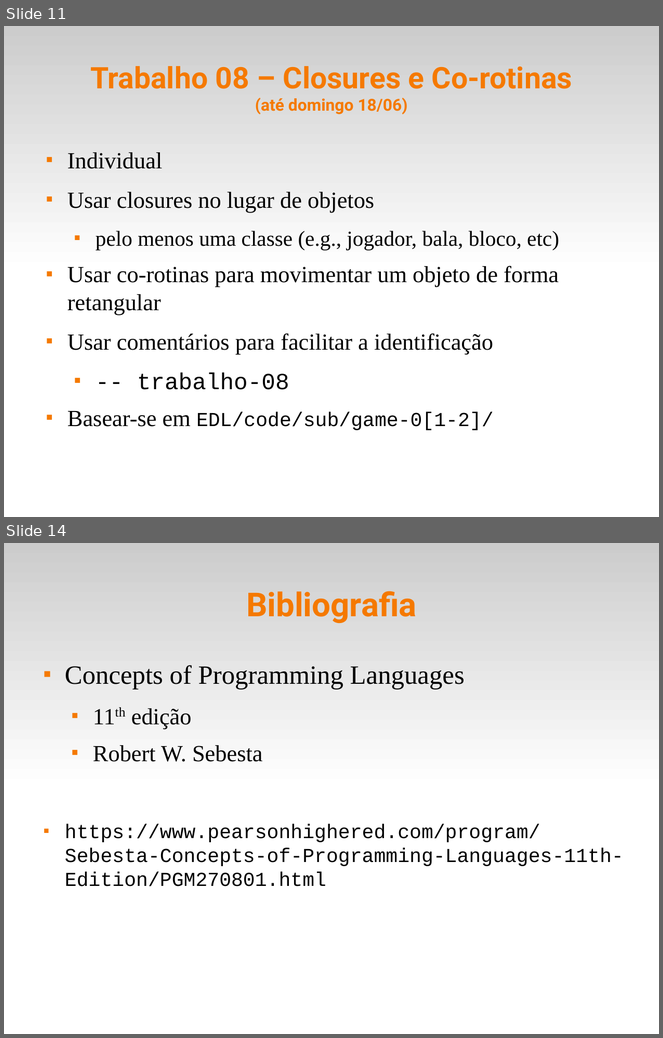
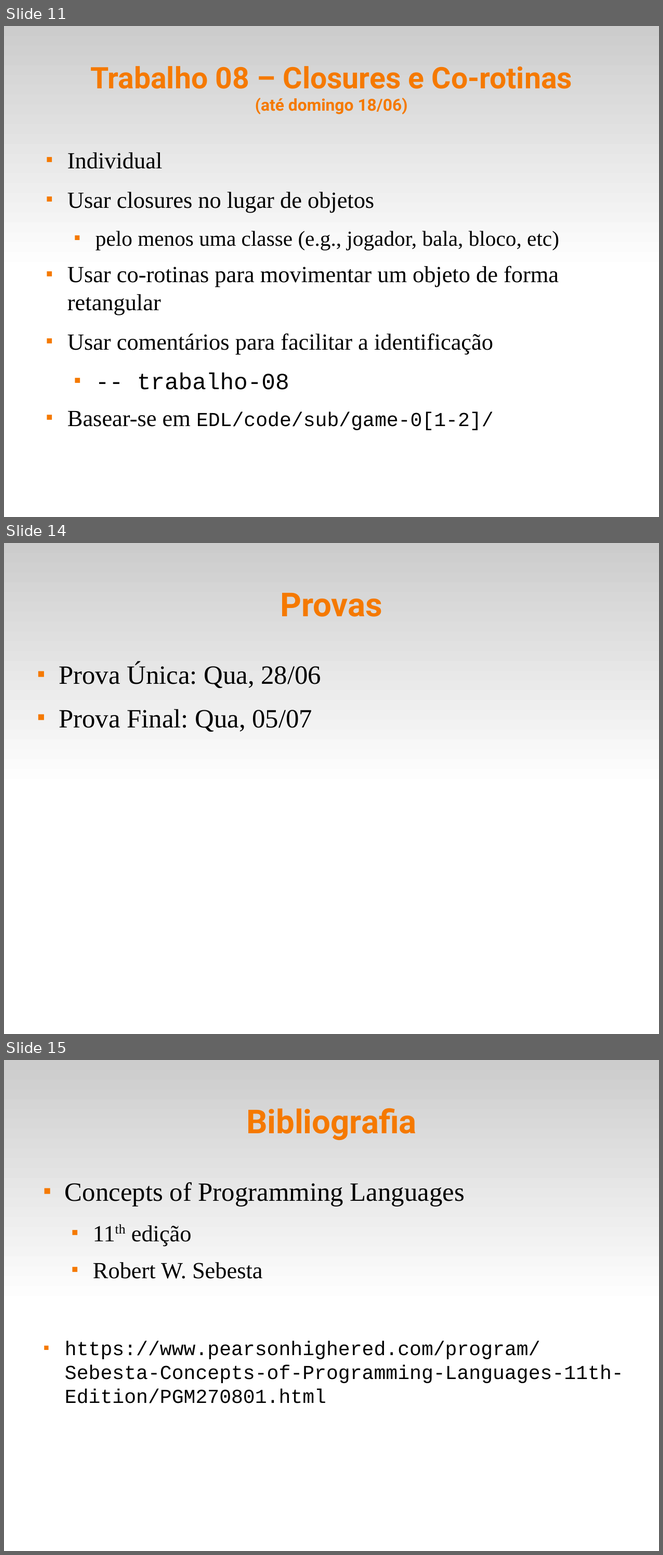
Before and after one commit to faipo/EDL, a slide deck: slides/edl-00.odp. Shown one above the other, each under a label of ours: slides 11 and 14 before the commit, slides 11, 14 and 15 after it; the slides between them are not shown. The pictures are 663x1038 and 663x1555 pixels, drawn with LibreOffice and Linux fonts; fonts in the diff are those of the drawing. Boxes give left, top, right and bottom in pixels: in the first picture for what was removed or moved away, otherwise in the second. Text is boxed around its words. In the diff, an @@ line names an element or a change of style, - is before the commit and + after.

```diff
--- a/slides/edl-00.odp
+++ b/slides/edl-00.odp
@@ slide 14 added at (x1=4, y1=543, x2=659, y2=1034), background #FFFFFF; not listed: 1 template element that a slide beside it also shows @@
@@ title added at (x1=281, y1=593, x2=383, y2=617), 40 pt, text #F57900, bold @@
+Provas
@@ text added at (x1=59, y1=664, x2=321, y2=732), 32 pt, text #000000 @@
+■ Prova Única: Qua, 28/06
+■ Prova Final: Qua, 05/07
@@ what was slide 14 is now slide 15 @@
```
Also in this commit, not shown: 2 slides changed, 1 slide removed, 7 other files.
